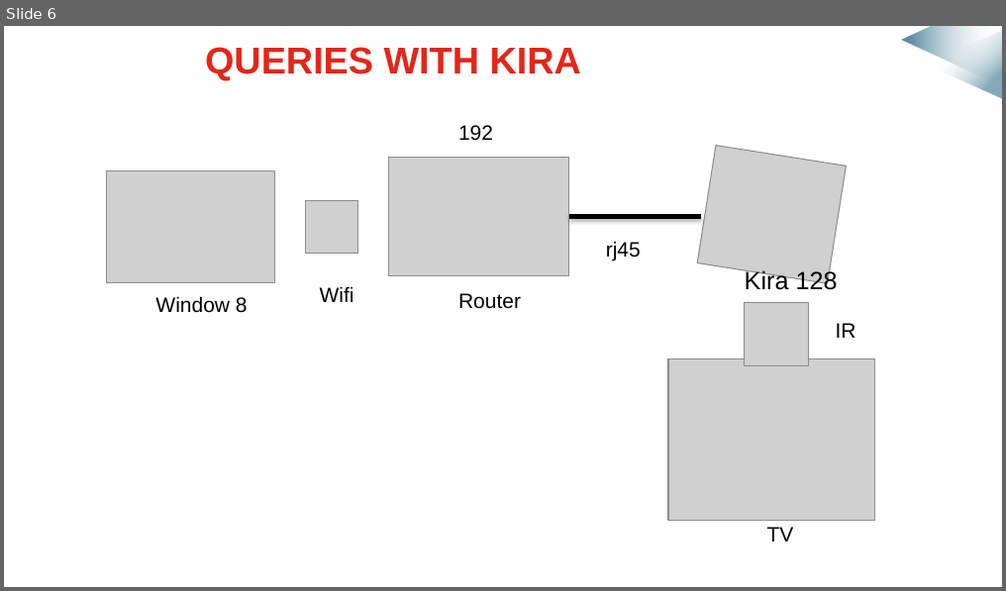
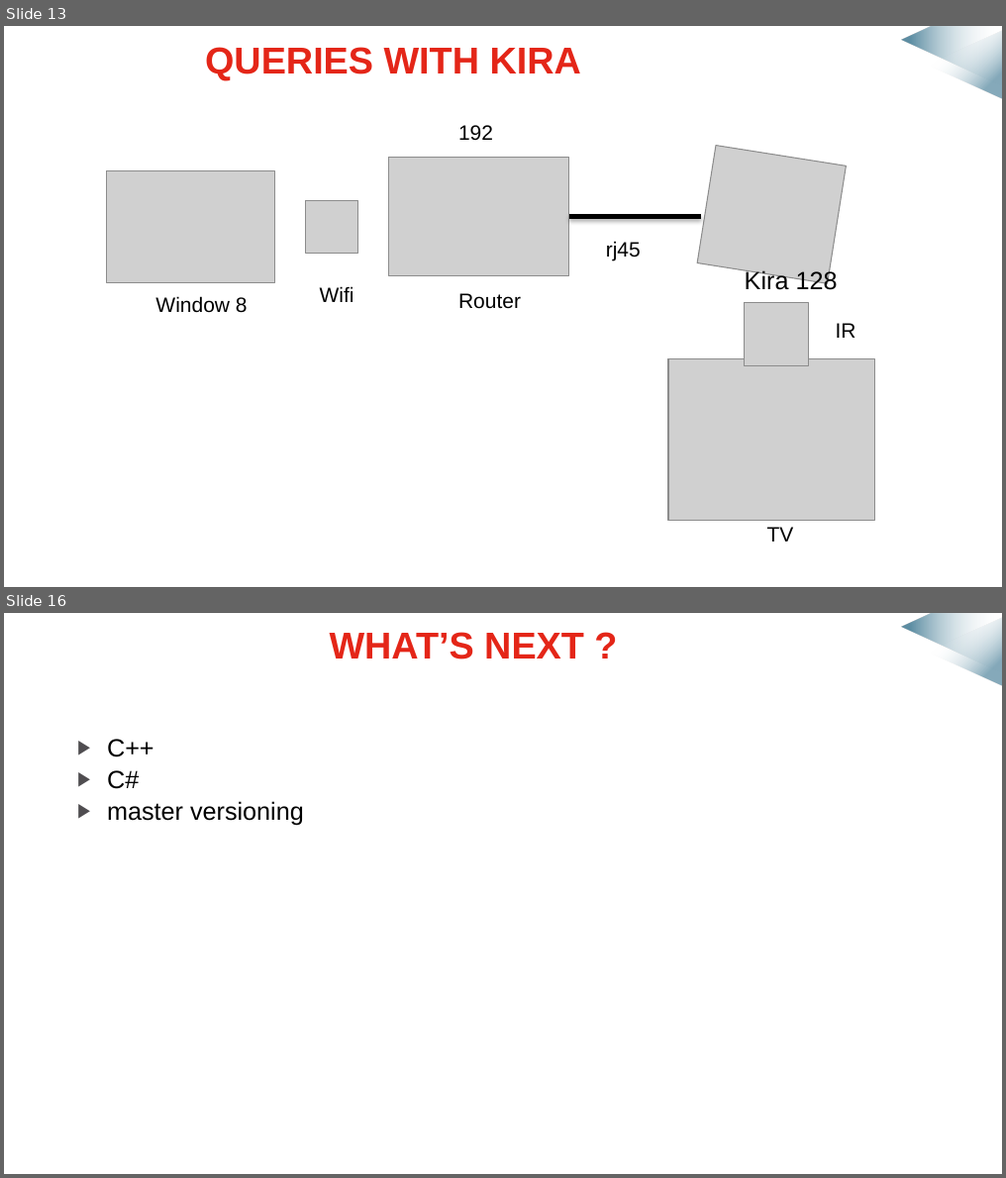
Before and after one commit to mmeven/EP_Domotique_Tablette, a slide deck: Rendu/Diapo_prototype_janvier.pptx. Shown one above the other, each under a label of ours: slide 6 before the commit, slides 13 and 16 after it; the slides between them are not shown. The pictures are 1006x591 and 1006x1178 pixels, drawn with LibreOffice and Linux fonts; fonts in the diff are those of the drawing; grey boxes stand for pictures; background and template pictures are left out. Boxes give left, top, right and bottom in pixels: in the first picture for what was removed or moved away, otherwise in the second. Text is boxed around its words. In the diff, an @@ line names an element or a change of style, - is before the commit and + after.

```diff
--- a/Rendu/Diapo_prototype_janvier.pptx
+++ b/Rendu/Diapo_prototype_janvier.pptx
@@ slide 16 added at [4,613,1002,1174], background #FFFFFF; not listed: 2 template elements that a slide beside it also shows @@
@@ title added at [330,632,584,660], 27 pt, text #E42618, bold @@
+WHAT’S NEXT ?
@@ text added at [107,739,304,826], 18 pt, text #000000 @@
+▶ C++
+▶ C#
+▶ master versioning
@@ what was slide 6 is now slide 13 @@
```
Also in this commit, not shown: 4 slides changed, 8 other slides added.
